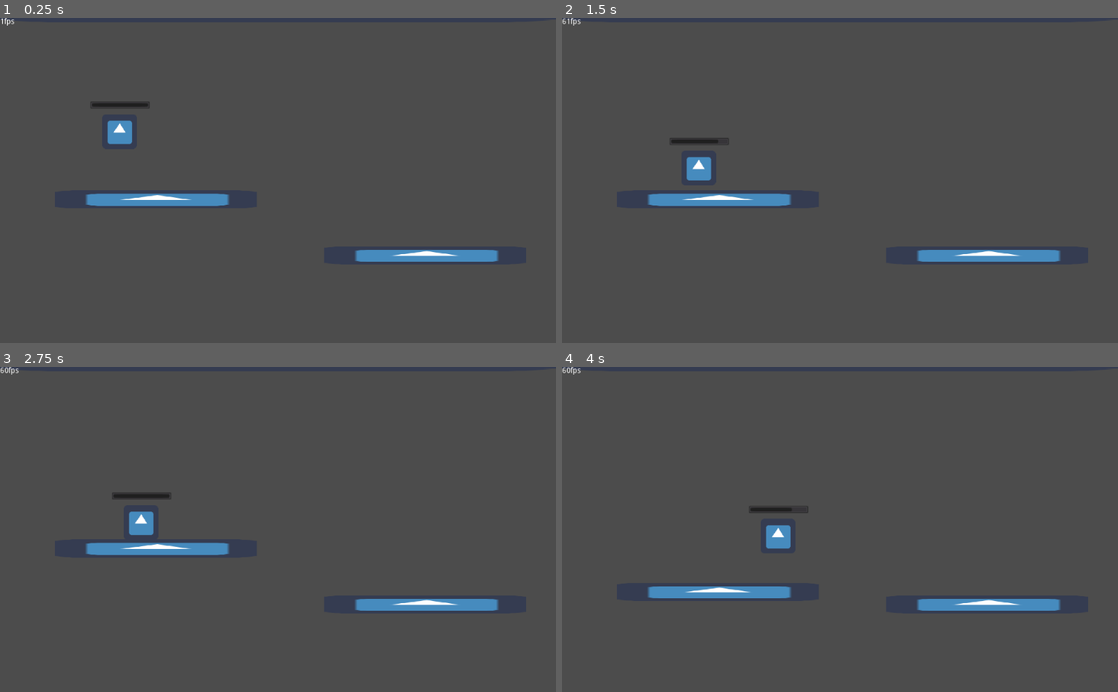
Above: before the commit, frames 1-4 (two rows, left to right).
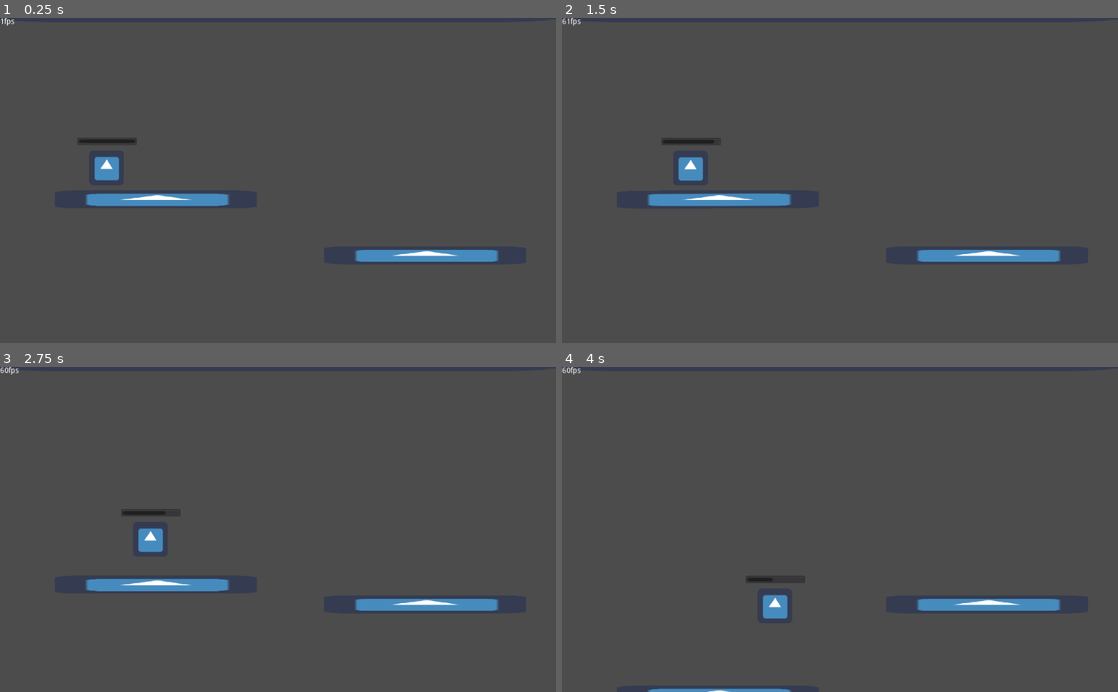
Above: after the commit, the same moments.

Repository: iwilliams/wildjam-15
Game: Godot game, scene res://Main.tscn
Same seed, same stepped clock (60 frames per second), same inputs: the game is played once before the commit and once after it. The engine's default icon, where the game draws it, is replaced by a stand-in: a white triangle on a blue panel in a dark square.
Inputs:
- Up to frame 1 (0.25 s): no input
- Up to frame 2 (1.5 s): hold D (move_right) 0.53-1.28 s; tap Space (jump) at 0.77 s; hold A (move_left) from 1.28 s (still down)
- Up to frame 3 (2.75 s): tap Space (jump) at 1.52 s; release A (move_left) at 2.03 s; hold D (move_right) from 2.03 s (still down)
- Up to frame 4 (4 s): tap Space (jump) at 3.02, 3.77 s; release D (move_right) at 3.53 s; hold A (move_left) from 3.53 s (still down)

The runs differ from the first frame. In frame 1, 0.9% of the frame differs, in the area x 14-27%, y 25-50%; in frame 2, 0.3%; in frame 3, 2.6%, in the area x 15-42%, y 38-70%; in frame 4, 2.0%.

Commit message:
Move player pos

Diff:
--- a/Main.tscn
+++ b/Main.tscn
@@ -15,7 +15,7 @@
 
 [node name="Player" parent="." instance=ExtResource( 3 )]
 editor/display_folded = true
-position = Vector2( 220.135, 206.758 )
+position = Vector2( 196.219, 273.725 )
 mass = 1.5
 stamina_recovery_rate = 80
 stamina_recovery_period = 10
